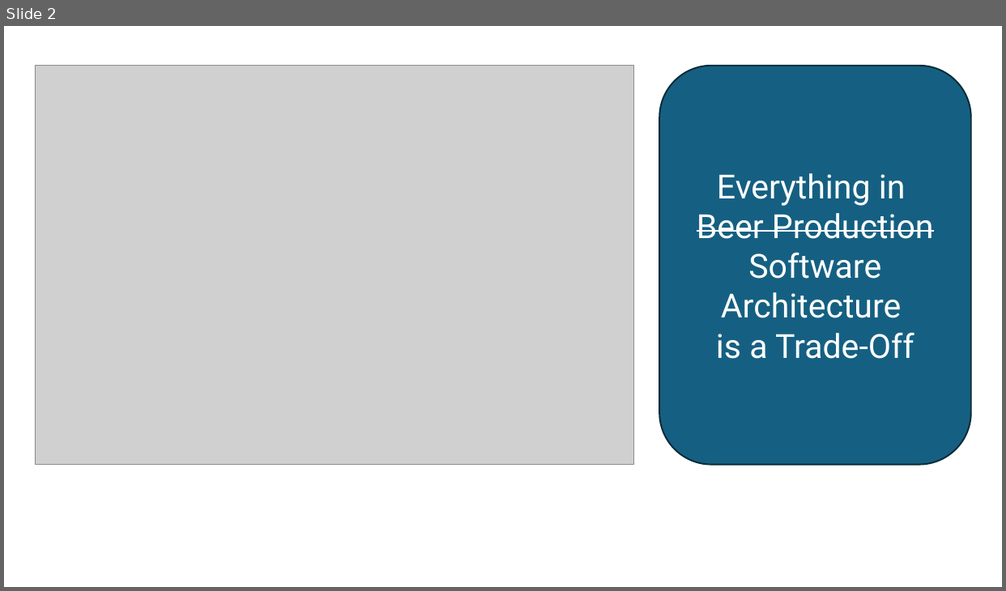
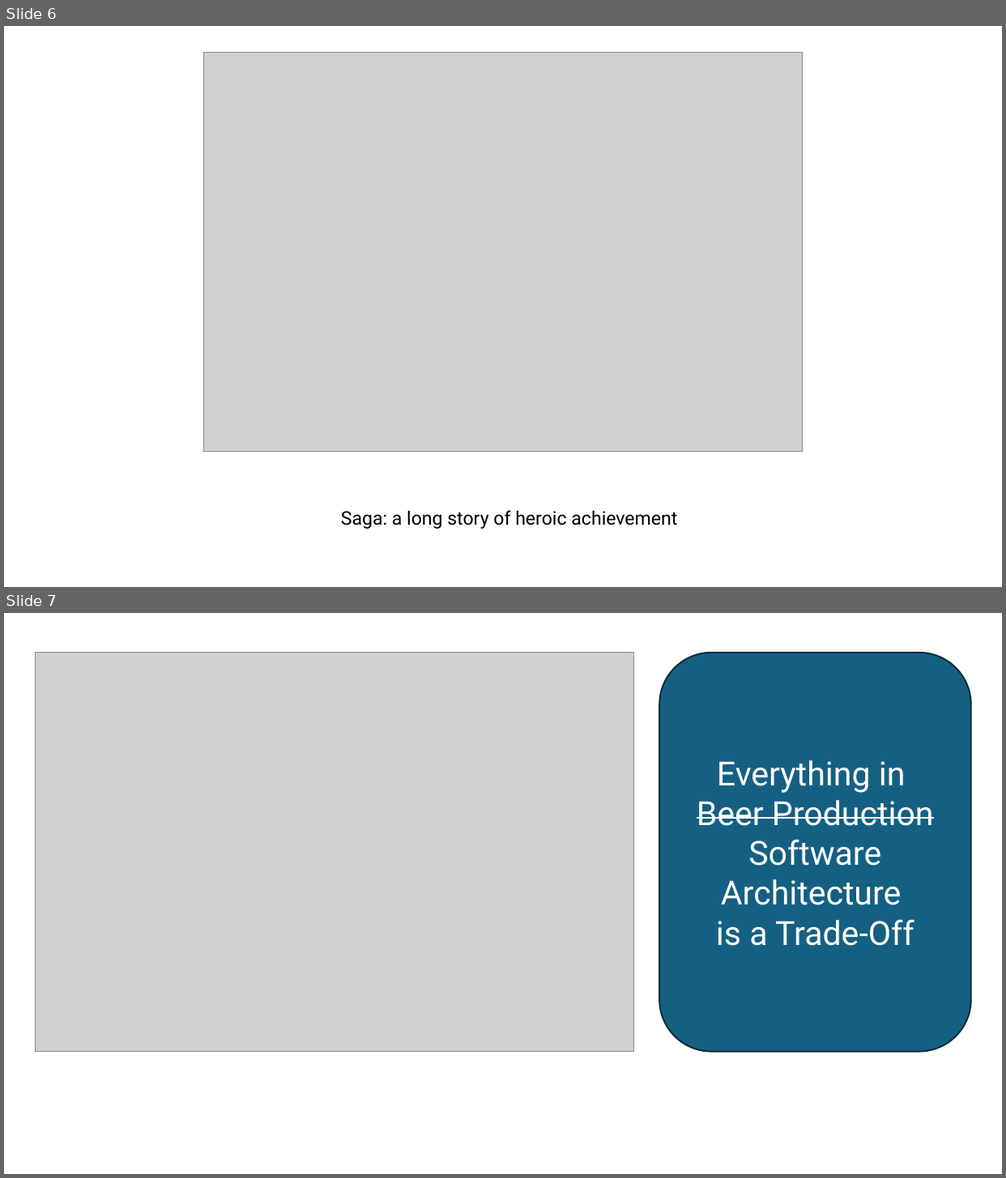
Before and after one commit to Ace68/BlazorAndDistributedSystems, a slide deck: slides/Ideas.pptx. Shown one above the other, each under a label of ours: slide 2 before the commit, slides 6 and 7 after it. The pictures are 1006x591 and 1006x1178 pixels, drawn with LibreOffice and Linux fonts; fonts in the diff are those of the drawing; grey boxes stand for pictures. Boxes give left, top, right and bottom in pixels: in the first picture for what was removed or moved away, otherwise in the second. Text is boxed around its words. In the diff, an @@ line names an element or a change of style, - is before the commit and + after.

```diff
--- a/slides/Ideas.pptx
+++ b/slides/Ideas.pptx
@@ slide 6 added at (4, 26, 1002, 587), background #FFFFFF @@
@@ picture added at (204, 53, 803, 452) @@
@@ text added at (341, 510, 677, 529), 18 pt, text #000000 @@
+Saga: a long story of heroic achievement
@@ what was slide 2 is now slide 7 @@
```
Also in this commit, not shown: 5 other slides added, 1 slide removed, 5 other files.
